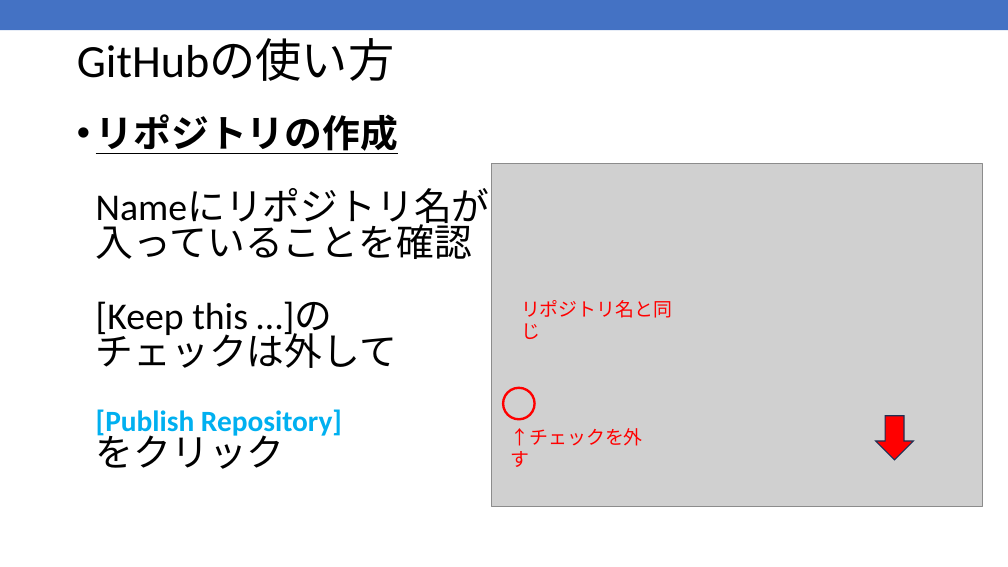
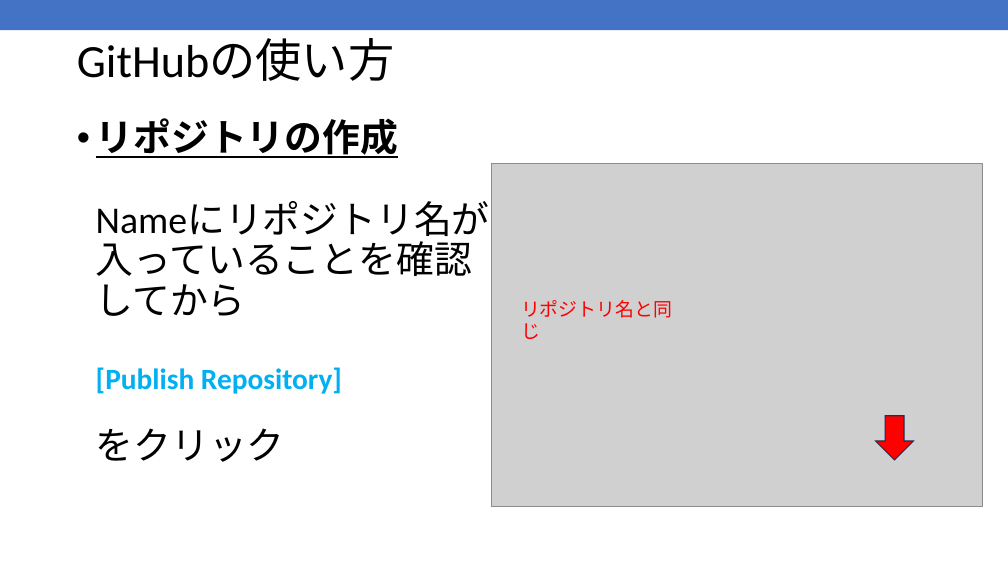
Before and after one commit to kic-murata/cpp2025, a slide deck: slide 44 of 授業資料/GitHub登録方法.pptx (slide 50 before the commit). Drawn at 1008x567 pixels with LibreOffice and Linux fonts; fonts in the diff are those of the drawing; grey boxes stand for pictures. Boxes give left, top, right and bottom in pixels: in the first picture for what was removed or moved away, otherwise in the second. Text is boxed around its words. In the diff, an @@ line names an element or a change of style, - is before the commit and + after.

```diff
--- a/授業資料/GitHub登録方法.pptx
+++ b/授業資料/GitHub登録方法.pptx
@@ text at [96,118,490,462]: text changed @@
-• リポジトリの作成
-  Nameにリポジトリ名が
-  入っていることを確認
-  [Keep this …]の
-  チェックは外して
-  [Publish Repository]
-  をクリック
+• リポジトリの作成
+  Nameにリポジトリ名が
+  入っていることを確認
+  してから
+  [Publish Repository]
+  をクリック
@@ ellipse removed at [504,388,535,420] @@
@@ text removed at [511,428,643,467] @@
-↑チェックを外す
```
Also in this commit, not shown: 24 other slides changed.
